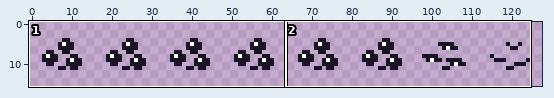
One commit to this sprite sheet: assets/images/face_animation/alien_poker.png. The first picture is a wide view before the edit; the outline marks the close-up.
Close-up. The starting point:
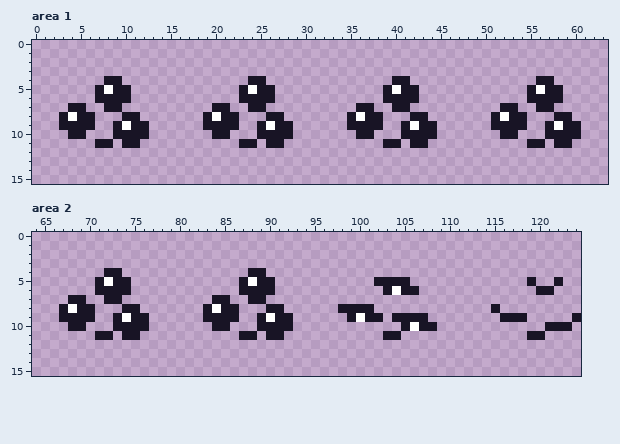
The file is 128x16 pixels. Shown: area 1: x 0..63, y 0..15; area 2: x 64..124, y 0..15.
New version:
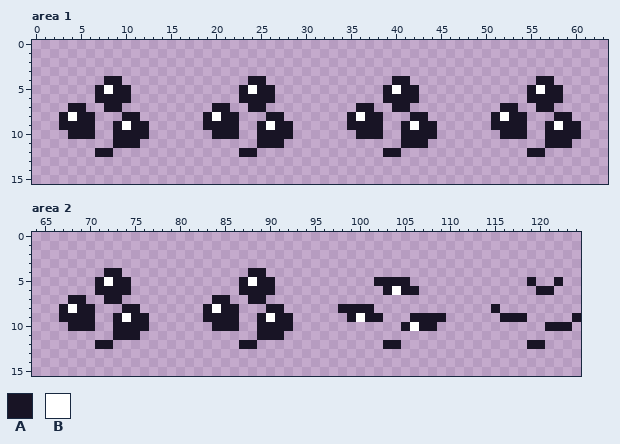
Palette (. is transparent): A #181425  B #ffffff
The edit:
Area 1:
y 10: x 6 . -> A; x 22 . -> A; x 38 . -> A; x 54 . -> A
y 11: x 7..9 AA. -> ..A; x 23..25 AA. -> ..A; x 39..41 AA. -> ..A; x 55..57 AA. -> ..A
y 12: x 7..8 .. -> AA; x 23..24 .. -> AA; x 39..40 .. -> AA; x 55..56 .. -> AA
Area 2:
y 9: x 104..105 AA -> ..; x 108..109 .. -> AA
y 10: x 70 . -> A; x 86 . -> A
y 11: x 71..73 AA. -> ..A; x 87..89 AA. -> ..A; x 103..104 AA -> ..; x 119..120 AA -> ..
y 12: x 71..72 .. -> AA; x 87..88 .. -> AA; x 103..104 .. -> AA; x 119..120 .. -> AA
Where, in picture pixels (left, top, right, bottom), the same in both close-ups:
changed: (86, 130, 122, 157)
changed: (230, 130, 266, 157)
changed: (374, 130, 410, 157)
changed: (518, 130, 554, 157)
changed: (383, 313, 446, 349)
changed: (86, 322, 122, 349)
changed: (230, 322, 266, 349)
changed: (527, 331, 545, 349)
